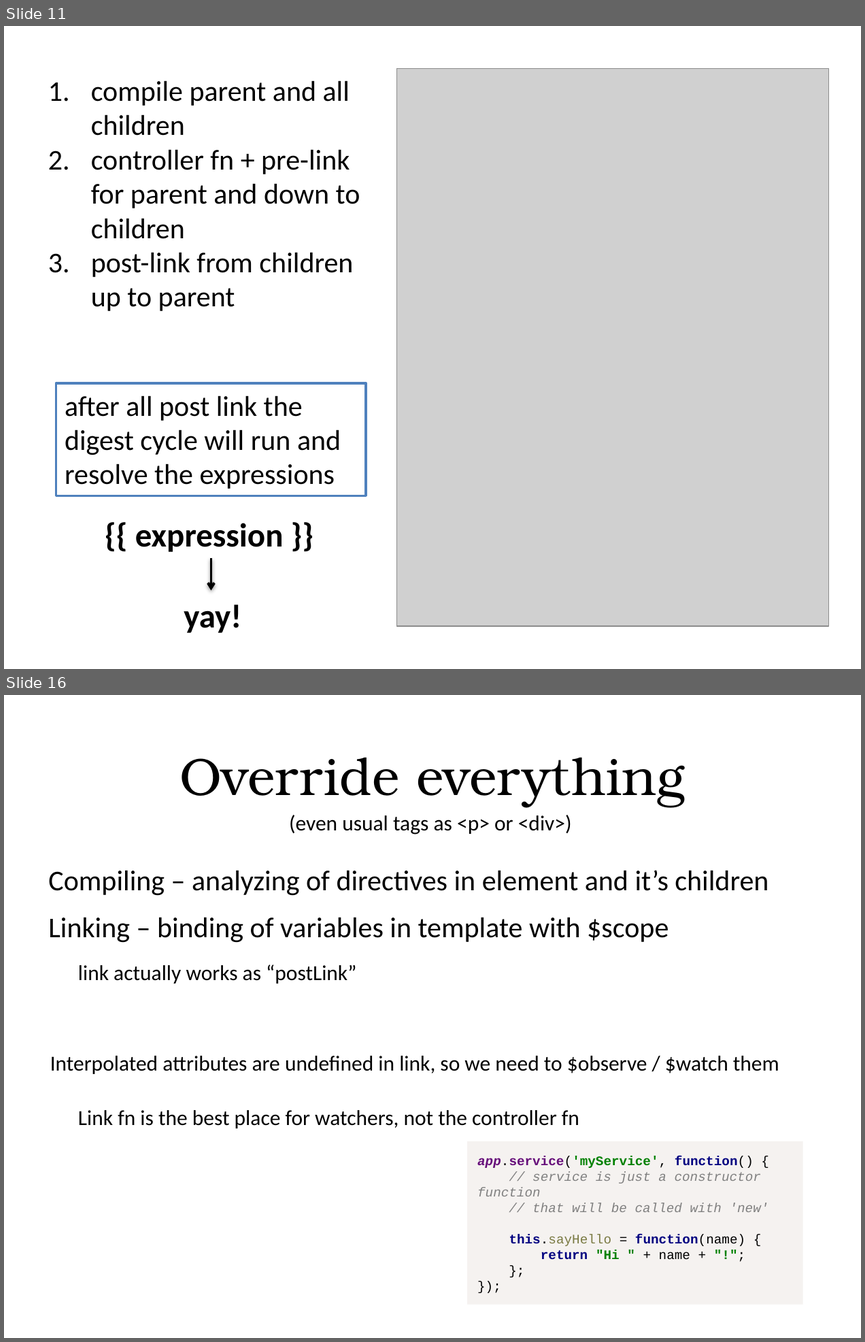
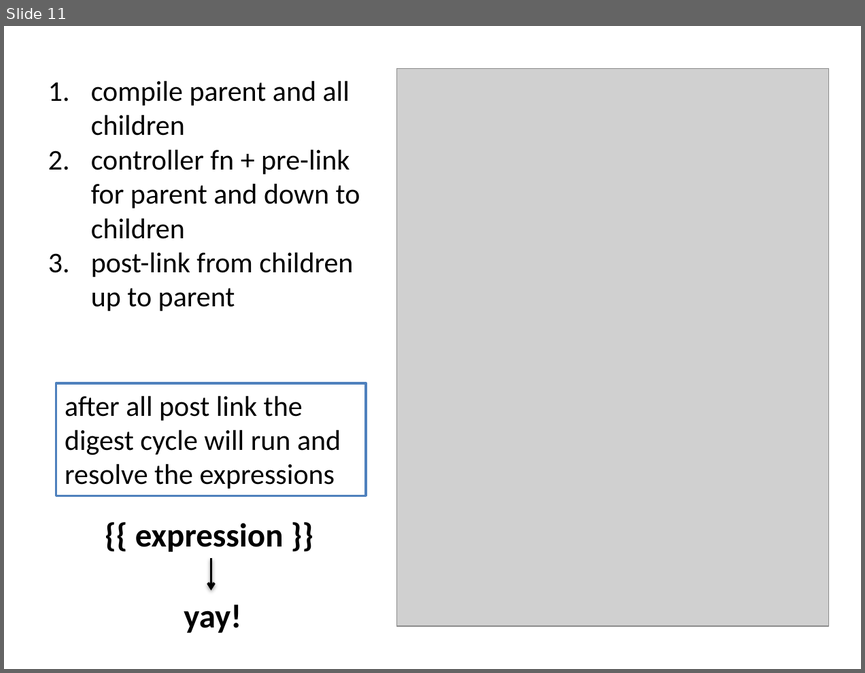
Before and after one commit to alexeymatveevp/angularjs-course, a slide deck: docs/03_directives.pptx. Shown one above the other, each under a label of ours: slides 11 and 16 before the commit, slide 11 after it; the slides between them are not shown. The pictures are 865x1342 and 865x673 pixels, drawn with LibreOffice and Linux fonts; fonts in the diff are those of the drawing; grey boxes stand for pictures. Boxes give left, top, right and bottom in pixels: in the first picture for what was removed or moved away, otherwise in the second. Text is boxed around its words. In the diff, an @@ line names an element or a change of style, - is before the commit and + after.

Commit message:
part 4 directives final

```diff
--- a/docs/03_directives.pptx
+++ b/docs/03_directives.pptx
@@ slide 16 removed at [4,695,861,1338], background #FFFFFF @@
@@ title removed at [179,757,684,807] @@
-Override everything
@@ text removed at [289,815,572,834] @@
-(even usual tags as <p> or <div>)
@@ text removed at [48,870,768,896] @@
-Compiling – analyzing of directives in element and it’s children
@@ text removed at [48,917,668,943] @@
-Linking – binding of variables in template with $scope
@@ text removed at [78,964,356,983] @@
-link actually works as “postLink”
@@ text removed at [50,1055,779,1074] @@
-Interpolated attributes are undefined in link, so we need to $observe / $watch them
@@ text removed at [78,1110,579,1128] @@
-Link fn is the best place for watchers, not the controller fn
@@ rectangle removed at [468,1141,804,1304] @@
-app.service('myService', function() {
-// service is just a constructor function
-// that will be called with 'new'
-this.sayHello = function(name) {
-return "Hi " + name + "!";
-};
-});
```
Also in this commit, not shown: 3 slides changed, 2 slides added, 16 other slides removed, 31 other files.
